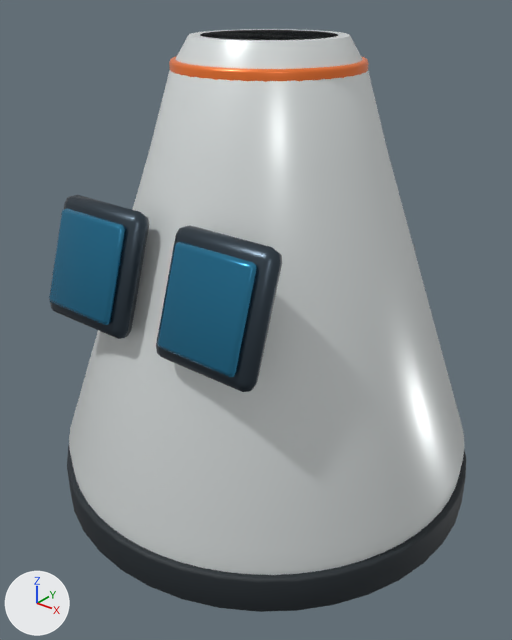
Two versions of the glTF model dist/assets/parts/capsule.glb, one commit apart.
Before and after are seen from a 50 mm camera at (1.164, -1.506, 0.782) aimed at (0.009, -0.063, -0.113). The axes (+X, +Y, +Z) are drawn at lower left. The lights are the same throughout. The picture after the commit comes second. Vertices at exactly the same position are counted once.

The older version as bpy lines, for what is in view:
```python
me_reentry_shell = bpy.data.meshes.new('Reentry shell')
me_reentry_shell.from_pydata(...)  # 2338 vertices, 4588 faces; spans x -0.625..0.625, y -0.625..0.625, z -0.65..0.65
# faces by material slot: [720, 476, 476, 2644, 188, 84]
me_reentry_shell.materials.append(mat_ceramic___warm_white)  # white #e5eaea
me_reentry_shell.materials.append(mat_heatshield___rubber)  # black #21292f
me_reentry_shell.materials.append(mat_safety_vermilion)  # orange #f97c35
me_reentry_shell.materials.append(mat_graphite_alloy)  # dark blue #3c4852
me_reentry_shell.materials.append(mat_optical_blue)  # blue #2c7ea4
me_reentry_shell.materials.append(mat_machined_titanium)  # grey #9eadb5
ob_reentry_shell = bpy.data.objects.new('Reentry shell', me_reentry_shell)
ob_reentry_shell.location = (0.0, 0.0, 0.0)
```
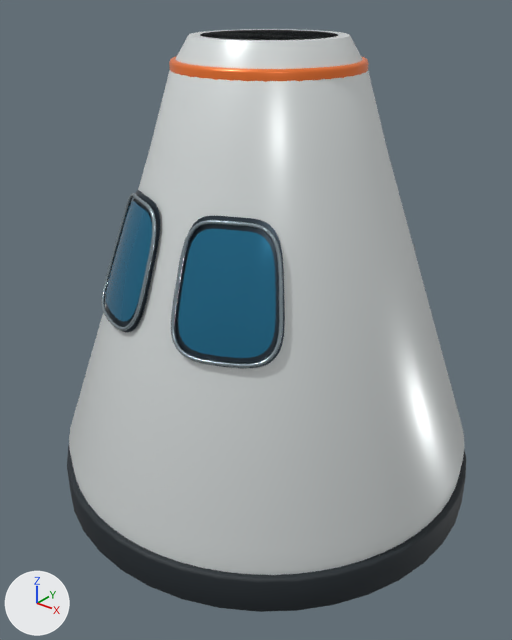
What changed in the scene script:
```text
Change me_reentry_shell:
    used by ob_reentry_shell; location = (0.0, 0.0, 0.0)
    remove me_reentry_shell.from_pydata(...)  # 2338 vertices, 4588 faces; spans x -0.625..0.625, y -0.625..0.625, z -0.65..0.65
    add me_reentry_shell.from_pydata(...)  # 6252 vertices, 12136 faces; spans x -0.625..0.625, y -0.625..0.625, z -0.65..0.65
    me_reentry_shell part 1: the loose piece of 52 vertices spanning x 0.055..0.345, y -0.513..-0.377, z -0.029..0.273 is rebuilt with 520 vertices and now spans x 0.046..0.303, y -0.462..-0.282, z -0.036..0.28, in mat_machined_titanium (grey #9eadb5)
    me_reentry_shell part 2: the loose piece of 52 vertices spanning x -0.345..-0.055, y -0.513..-0.377, z -0.029..0.273 is rebuilt with 520 vertices and now spans x -0.303..-0.046, y -0.462..-0.282, z -0.036..0.28, in mat_machined_titanium (grey #9eadb5)
    me_reentry_shell part 3: a new loose piece of 769 vertices spanning x -0.3..-0.041, y -0.452..-0.273, z -0.042..0.286, in mat_graphite_alloy (dark blue #3c4852)
    me_reentry_shell part 4: a new loose piece of 769 vertices spanning x 0.041..0.3, y -0.452..-0.273, z -0.042..0.286, in mat_graphite_alloy (dark blue #3c4852)
    me_reentry_shell part 5: a new loose piece of 769 vertices spanning x -0.285..-0.062, y -0.447..-0.294, z -0.016..0.26, in mat_optical_blue (blue #2c7ea4)
    me_reentry_shell part 6: a new loose piece of 769 vertices spanning x 0.062..0.285, y -0.447..-0.294, z -0.016..0.26, in mat_optical_blue (blue #2c7ea4)
    me_reentry_shell part 7
    98 vertices are removed from x -0.315..0.315, y -0.527..-0.433, z 0.014..0.25
    188 faces are deleted
```

Boxes [x1, y1, x2, y2] around the edits, measured in the pictures (512 x 640 px):
'Reentry shell', reshaped
    before: [49, 29, 466, 612]
    after: [67, 29, 466, 612]
part 1 of me_reentry_shell, rebuilt (11% narrower, 11% shorter)
    before: [156, 225, 282, 392]
    after: [171, 220, 283, 368]
part 2 of me_reentry_shell, rebuilt (44% narrower)
    before: [50, 195, 149, 339]
    after: [101, 193, 156, 330]
part 3 of me_reentry_shell, added
    after: [106, 190, 160, 332]
part 4 of me_reentry_shell, added
    after: [175, 216, 285, 368]
part 5 of me_reentry_shell, added (blue)
    after: [106, 201, 152, 322]
part 6 of me_reentry_shell, added (blue)
    after: [178, 229, 276, 358]
part 7 of me_reentry_shell, deleted (blue)
    before: [49, 209, 257, 377]
